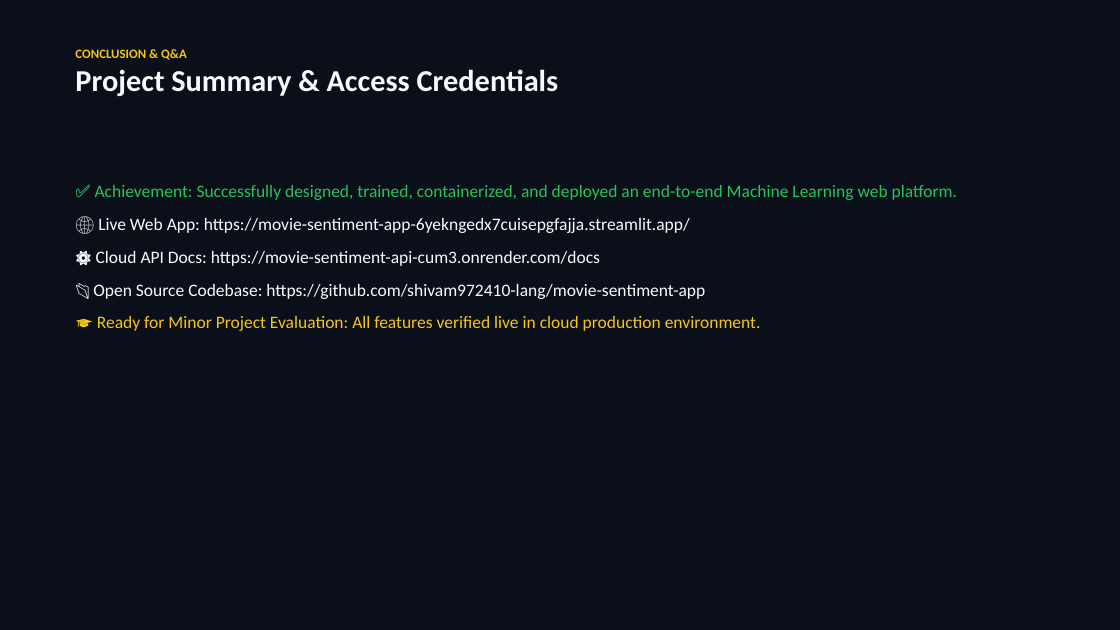
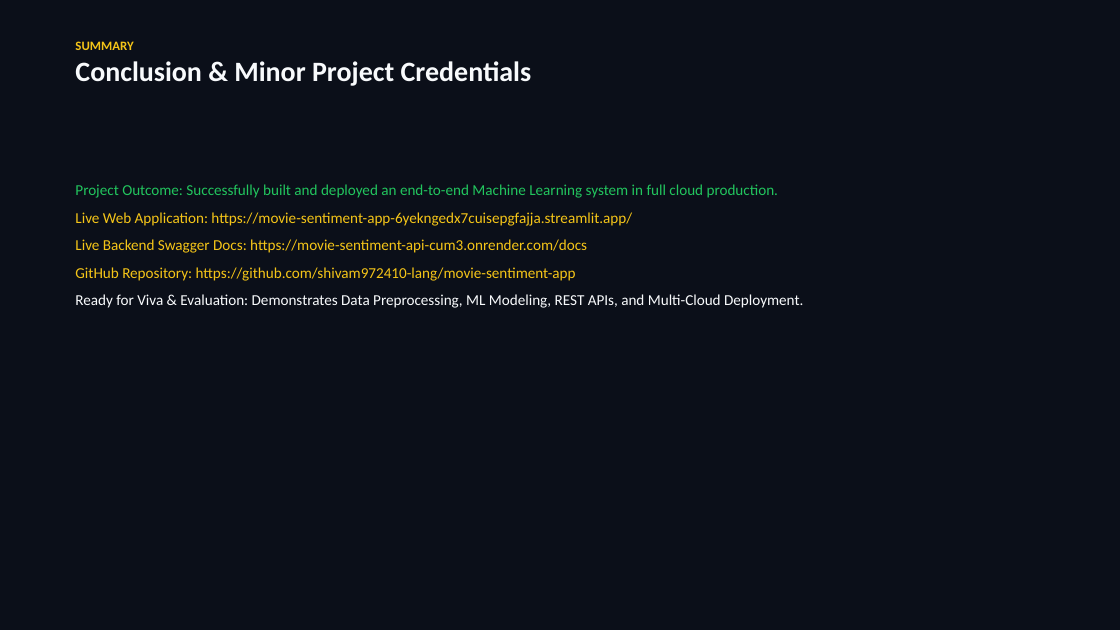
Before and after one commit to shivam972410-lang/movie-sentiment-app, a slide deck: slide 7 of Movie_Sentiment_Analysis_Presentation.pptx. Drawn at 1120x630 pixels with LibreOffice and Linux fonts; fonts in the diff are those of the drawing. Boxes give left, top, right and bottom in pixels: in the first picture for what was removed or moved away, otherwise in the second. Text is boxed around its words. In the diff, an @@ line names an element or a change of style, - is before the commit and + after.

```diff
--- a/Movie_Sentiment_Analysis_Presentation.pptx
+++ b/Movie_Sentiment_Analysis_Presentation.pptx
@@ text at [75,41,532,86]: text changed; size 26 to 24 pt @@
-CONCLUSION & Q&A
-Project Summary & Access Credentials
+SUMMARY
+Conclusion & Minor Project Credentials
@@ text at [75,184,803,308]: text changed; size 15 to 13 pt; text colour #F8FAFC to #F5C518 @@
-✅ Achievement: Successfully designed, trained, containerized, and deployed an end-to-end Machine Learning web platform.
-🌐 Live Web App: https://movie-sentiment-app-6yekngedx7cuisepgfajja.streamlit.app/
-⚙️ Cloud API Docs: https://movie-sentiment-api-cum3.onrender.com/docs
-📂 Open Source Codebase: https://github.com/shivam972410-lang/movie-sentiment-app
-🎓 Ready for Minor Project Evaluation: All features verified live in cloud production environment.
+Project Outcome: Successfully built and deployed an end-to-end Machine Learning system in full cloud production.
+Live Web Application: https://movie-sentiment-app-6yekngedx7cuisepgfajja.streamlit.app/
+Live Backend Swagger Docs: https://movie-sentiment-api-cum3.onrender.com/docs
+GitHub Repository: https://github.com/shivam972410-lang/movie-sentiment-app
+Ready for Viva & Evaluation: Demonstrates Data Preprocessing, ML Modeling, REST APIs, and Multi-Cloud Deployment.
```
Also in this commit, not shown: 2 other slides changed, 4 slides added, 4 slides removed, 4 other files.
